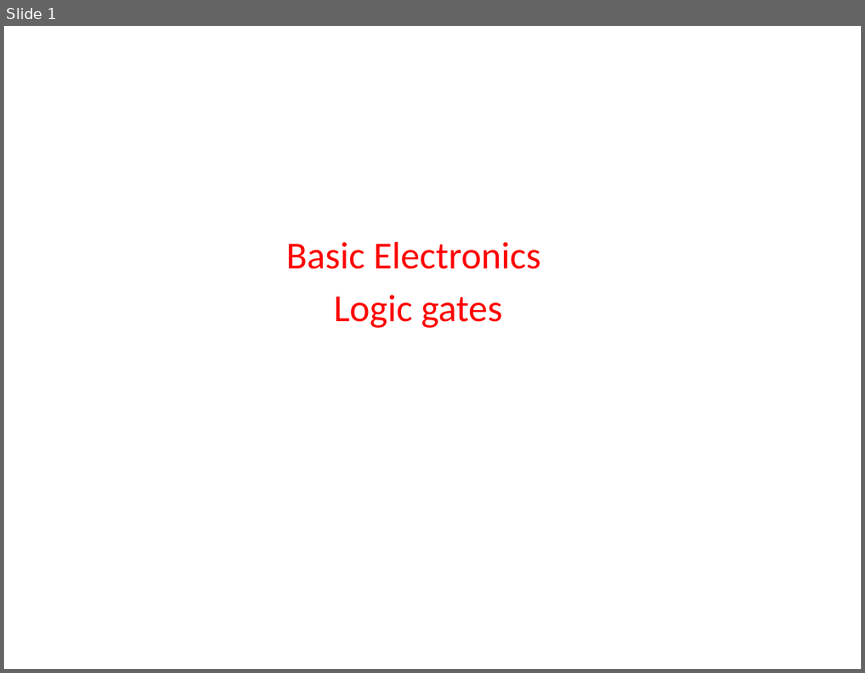
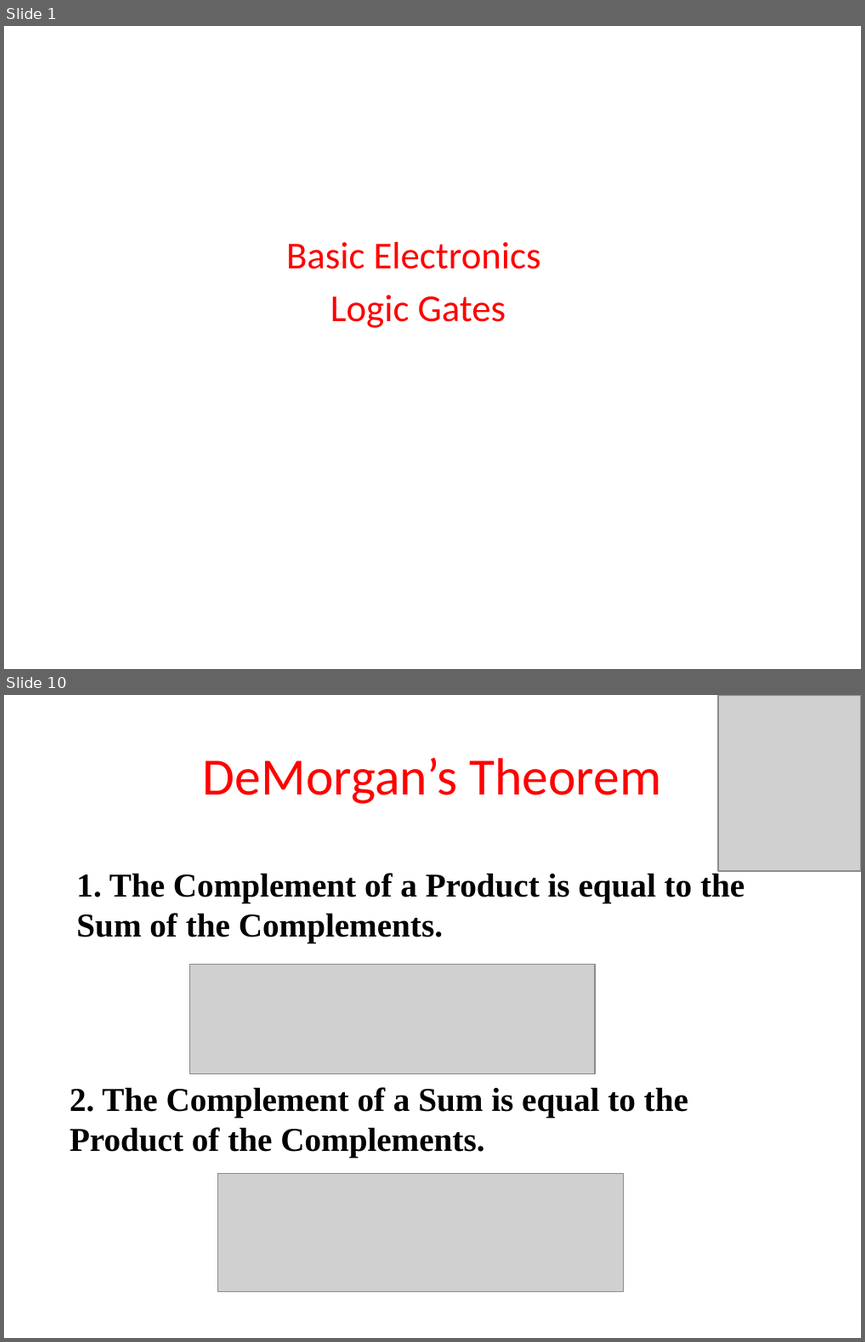
Before and after one commit to madhavirepe/Logic-Design, a slide deck: Logic gates.pptx. Shown one above the other, each under a label of ours: slide 1 before the commit, slides 1 and 10 after it; the slides between them are not shown. The pictures are 865x673 and 865x1342 pixels, drawn with LibreOffice and Linux fonts; fonts in the diff are those of the drawing; grey boxes stand for pictures. Boxes give left, top, right and bottom in pixels: in the first picture for what was removed or moved away, otherwise in the second. Text is boxed around its words. In the diff, an @@ line names an element or a change of style, - is before the commit and + after.

```diff
--- a/Logic gates.pptx
+++ b/Logic gates.pptx
@@ slide 10 added at [4, 695, 861, 1338], background #FFFFFF @@
@@ picture added at [718, 695, 861, 871] @@
@@ title added at [203, 758, 662, 804], 44 pt, text #FF0000 @@
+DeMorgan’s Theorem
@@ text added at [76, 870, 744, 942], 28 pt, text #000000, bold @@
+1. The Complement of a Product is equal to the Sum of the Complements.
@@ picture added at [190, 964, 596, 1073] @@
@@ text added at [69, 1087, 688, 1157], 28 pt, text #000000, bold @@
+2. The Complement of a Sum is equal to the Product of the Complements.
@@ picture added at [218, 1173, 624, 1291] @@
@@ slide 1 changed as well @@
@@ subtitle at [330, 295, 506, 328]: text changed @@
-Logic gates
+Logic Gates
```
Also in this commit, not shown: 23 other slides added.
